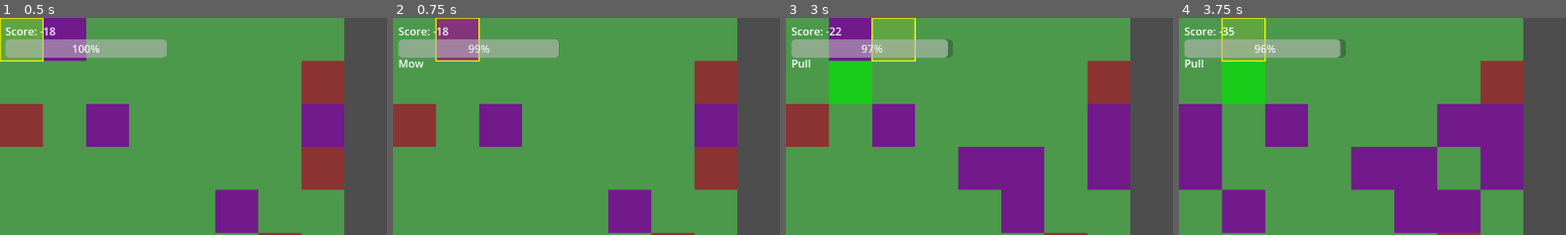
Above: before the commit, frames 1-4 (left to right).
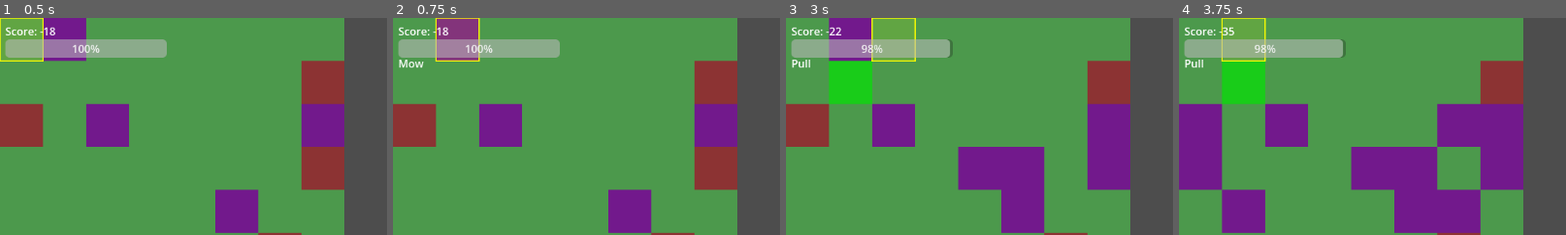
Above: after the commit, the same moments.

Repository: mcelroyian/lawndemonium
Game: Godot game, scene res://scenes/Main.tscn
The game is run twice, just before and just after one commit, with the same random seed, the same clock (stepped at 60 frames per second) and the same inputs.
Inputs:
- Up to frame 1 (0.5 s): no input
- Up to frame 2 (0.75 s): tap Enter at 0.5 s; hold D (move_right) from 0.53 s (still down); hold Space (action) from 0.53 s (still down)
- Up to frame 3 (3 s): release D (move_right) at 1.28 s; release Space (action) at 1.28 s; hold S (move_down) 1.28-2.03 s; tap Space (action) at 1.35, 2.3, 2.75, 2.85 s; tap Enter at 2 s; hold D (move_right) 2.03-2.78 s; hold Tab (toggle_action) 2.03-2.78 s; hold W (move_up) from 2.78 s (still down)
- Up to frame 4 (3.75 s): tap Enter at 3.5 s; release W (move_up) at 3.53 s; hold A (move_left) from 3.53 s (still down); hold Space (action) from 3.53 s (still down)
The pictures show only the part of the screen within x 0-50%, y 0-50%; the shares and areas given below are measured in that part.

Frame 1 is identical in both runs. In frame 2, 0.2% of the frame differs, in the area x 18-44%, y 9-19%; in frame 3, less than 0.1%; in frame 4, less than 0.1%.

Commit message:
Add tile resources and implement timer-driven game mechanics in Main script

Diff:
--- /dev/null
+++ b/assets/tiles.tres
@@ -0,0 +1,4 @@
+[gd_resource type="TileSet" format=3 uid="uid://bk4mjfkyyhxok"]
+
+[resource]
+tile_size = Vector2i(64, 64)
--- a/scenes/Main.tscn
+++ b/scenes/Main.tscn
@@ -1,7 +1,8 @@
-[gd_scene load_steps=5 format=3 uid="uid://cqidgbor72dm4"]
+[gd_scene load_steps=6 format=3 uid="uid://cqidgbor72dm4"]
 
 [ext_resource type="Script" uid="uid://c6h3x81nts60x" path="res://scripts/Main.gd" id="1"]
 [ext_resource type="Script" uid="uid://dcpw4651y3en5" path="res://scripts/Board.gd" id="2"]
+[ext_resource type="TileSet" uid="uid://bk4mjfkyyhxok" path="res://assets/tiles.tres" id="2_vcsgt"]
 [ext_resource type="Script" uid="uid://bqucx7hveladw" path="res://scripts/Player.gd" id="3"]
 [ext_resource type="Script" uid="uid://cb56n4oj5ftbj" path="res://scripts/UI.gd" id="4"]
 
@@ -9,6 +10,7 @@
 script = ExtResource("1")
 
 [node name="Board" type="TileMapLayer" parent="."]
+tile_set = ExtResource("2_vcsgt")
 script = ExtResource("2")
 
 [node name="Cursor" type="Node2D" parent="."]
--- a/scripts/Main.gd
+++ b/scripts/Main.gd
@@ -12,6 +12,9 @@
 
 func _ready() -> void:
 	_ensure_input_map()
+	# Drive the timer by time, not actions
+	if turn_timer and not turn_timer.timeout.is_connected(_on_turn_timer_timeout):
+		turn_timer.timeout.connect(_on_turn_timer_timeout)
 	if player.has_signal("performed_action"):
 		player.connect("performed_action", Callable(self, "_on_player_action"))
 	if board.has_signal("score_changed"):
@@ -26,6 +29,13 @@
 func reset_game() -> void:
 	game_over = false
 	time_remaining = total_time
+	# Configure and start the ticking timer
+	if turn_timer:
+		turn_timer.stop()
+		# 1-second ticks; adjust if you want smoother UI updates
+		turn_timer.wait_time = 1.0
+		turn_timer.one_shot = false
+		turn_timer.start()
 	if board.has_method("randomize_start"):
 		board.randomize_start()
 	_update_score_ui()
@@ -42,19 +52,22 @@
 	if changed and board.has_method("apply_weed_rules"):
 		board.apply_weed_rules()
 	_update_score_ui()
-	_tick_time()
+	# Timer now advances with real time via TurnTimer
 	_check_game_over()
 	if ui.has_method("set_turn_text"):
 		ui.set_turn_text(action.capitalize())
 
-func _tick_time() -> void:
-	time_remaining = max(0.0, time_remaining - 1.0)
+func _tick_time(amount: float) -> void:
+	# Decrease remaining time by a given amount (seconds)
+	time_remaining = max(0.0, time_remaining - amount)
 	_update_time_ui()
 
 func _check_game_over() -> void:
 	if time_remaining <= 0.0:
 		var win := _current_score() >= threshold
 		game_over = true
+		if turn_timer:
+			turn_timer.stop()
 		if ui.has_method("show_game_over"):
 			ui.show_game_over(true, win)
 
@@ -77,6 +90,16 @@
 
 func _on_restart() -> void:
 	reset_game()
+
+func _on_turn_timer_timeout() -> void:
+	if game_over:
+		return
+	# Tick down based on the timer's configured interval
+	var amount := 1.0
+	if turn_timer:
+		amount = turn_timer.wait_time
+	_tick_time(amount)
+	_check_game_over()
 
 # --- Input Map helpers ---
 
Binary file added: assets/tilesheet_complete.png
Not shown, added: assets/tilesheet_complete.png.import
Binary file added: scenes/tilesheet_complete.png
